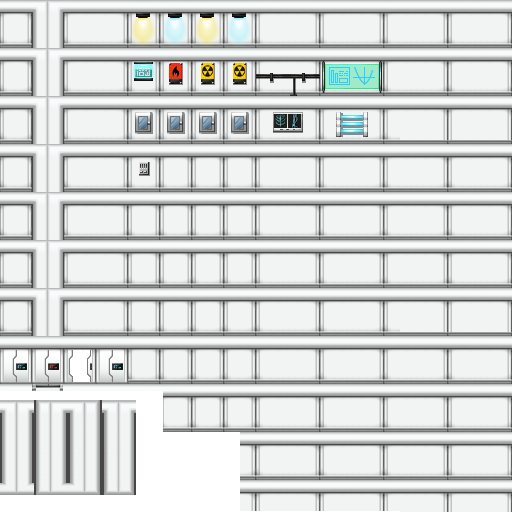
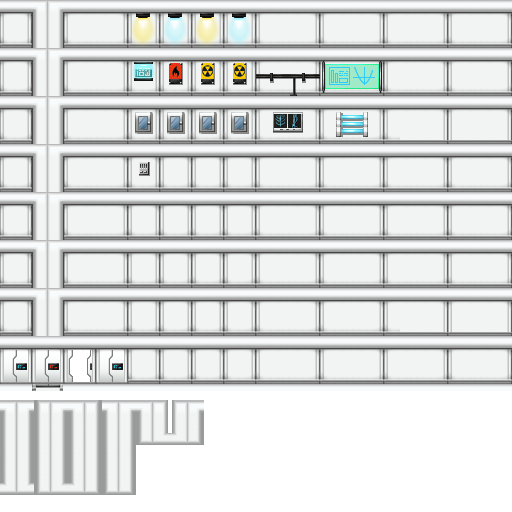
Two versions of the same layered image (w=512, h=512). Layer-by-layer changes:
added layer "Calque #1" above "Calque #6" over [0, 400, 204, 495]
painted on "Calque #6" over [0, 400, 204, 495]
painted on "Calque #3" over [163, 391, 512, 493]
painted on "Calque #4" over [163, 394, 512, 512]
painted on "Calque" over [163, 391, 512, 480]
